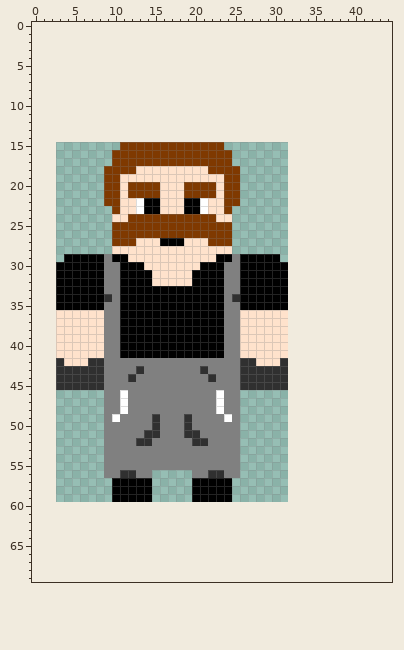
One commit to this sprite sheet: JohnGame/data/npc/bob_the_blacksmith.png. The first picture shows the starting point.
The file is 29x45 pixels. Colours within 5 levels of each other are drawn and written as one. The old version is drawn lined up with the new one, on the new canvas.
After:
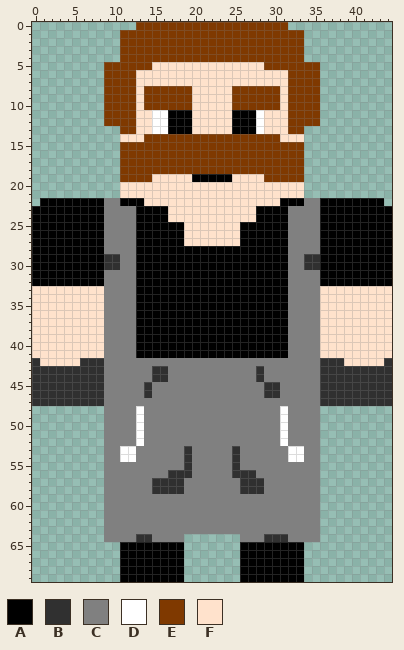
Palette (. is transparent): A #000000  B #303030  C #808080  D #ffffff  E #7f3900  F #ffe2cc
What changed:
canvas 29x45 -> 45x70, the old top-left corner now at 3,15
y 0: x 13..31 ................... -> EEEEEEEEEEEEEEEEEEE
y 1..4: x 11..33 ....................... -> EEEEEEEEEEEEEEEEEEEEEEE
y 5: x 9..35 ........................... -> EEEEEEFFFFFFFFFFFFFFEEEEEEE
y 6..7: x 9..35 ........................... -> EEEEFFFFFFFFFFFFFFFFFFFEEEE
y 8..10: x 9..35 ........................... -> EEEEFEEEEEEFFFFFEEEEEEFEEEE
y 11..12: x 9..35 ........................... -> EEEEFFDDAAAFFFFFAAADFFFEEEE
y 13: x 11..33 ....................... -> EEFFDDAAAFFFFFAAADFFFEE
y 14: x 11..33 ....................... -> FFFEEEEEEEEEEEEEEEEEFFF
y 15: x 24..33 .......... -> EEEEEEEEEE
y 16..17: x 10 E -> .; x 25..33 ......... -> EEEEEEEEE
y 18: x 9..10 EE -> ..; x 13..21 FFFFFFFFF -> EEEEEEEEE; x 26..33 ........ -> EEEEEEEE
y 19: x 9..14 EEFFFF -> ..EEEE; x 20..33 FFFFEE........ -> AAAAAFFFFEEEEE
y 20..21: x 9..10 EE -> ..; x 12..15 EEEE -> FFFF; x 19..22 EEEE -> FFFF; x 24..33 EE........ -> FFFFFFFFFF
y 22: x 1..15 ........EEFFDAA -> AAAAAAAACCAAAFF; x 19..21 AAD -> FFF; x 24..43 EE.................. -> FFFFFFFAAACCAAAAAAAA
y 23: x 0..13 ..........EFFD -> AAAAAAAAACCCCA; x 16 F -> A; x 19..21 AAD -> FFF; x 24..44 E.................... -> FFFFAAAACCCCAAAAAAAAA
y 24: x 0..22 ..........FFEEEEEEEEEEE -> AAAAAAAAACCCCAAAAFFFFFF; x 25..44 .................... -> FFFAAAACCCCAAAAAAAAA
y 25..26: x 0..44 ..........EEEEEEEEEEEEEEE.................... -> AAAAAAAAACCCCAAAAAAFFFFFFFAAAAAACCCCAAAAAAAAA
y 27: x 0..15 ..........EEEFFF -> AAAAAAAAACCCCAAA; x 22..44 EEE.................... -> FFFFAAAAAACCCCAAAAAAAAA
y 28: x 0..44 ..........FFFFFFFFFFFFFFF.................... -> AAAAAAAAACCCCAAAAAAAAAAAAAAAAAAACCCCAAAAAAAAA
y 29: x 0..3 .... -> AAAA; x 9..22 CAAFFFFFFFFFFF -> BBCCAAAAAAAAAA; x 25 C -> A; x 31..44 .............. -> ACCBBAAAAAAAAA
y 30: x 0..2 ... -> AAA; x 9..12 CCAA -> BBCC; x 14..20 FFFFFFF -> AAAAAAA; x 24..25 CC -> AA; x 32..44 ............. -> CCBBAAAAAAAAA
y 31..32: x 0..2 ... -> AAA; x 11..12 AA -> CC; x 15..19 FFFFF -> AAAAA; x 24..25 CC -> AA; x 32..44 ............. -> CCCCAAAAAAAAA
y 33: x 0..8 ...AAAAAA -> FFFFFFFFF; x 11..12 AA -> CC; x 24..25 CC -> AA; x 32..44 ............. -> CCCCFFFFFFFFF
y 34: x 0..9 ...AAAAAAB -> FFFFFFFFFC; x 11..12 AA -> CC; x 24..25 CB -> AA; x 32..44 ............. -> CCCCFFFFFFFFF
y 35: x 0..8 ...AAAAAA -> FFFFFFFFF; x 11..12 AA -> CC; x 24..25 CC -> AA; x 32..44 ............. -> CCCCFFFFFFFFF
y 36..41: x 0..2 ... -> FFF; x 11..12 AA -> CC; x 24..44 CCFFFFFF............. -> AAAAAAAACCCCFFFFFFFFF
y 42: x 0..3 ...B -> BFFF; x 6 F -> B; x 26..44 BBFFFB............. -> CCCCCCCCCCBBBFFFFFB
y 43: x 0..2 ... -> BBB; x 13 B -> C; x 15..16 CC -> BB; x 21 B -> C; x 26..27 BB -> CC; x 29..44 BBB............. -> CCCCCCCBBBBBBBBB
y 44: x 0..2 ... -> BBB; x 12 B -> C; x 15..16 CC -> BB; x 22 B -> C; x 26..27 BB -> CC; x 29..44 BBB............. -> CCCCCCCBBBBBBBBB
y 45: x 0..2 ... -> BBB; x 14 C -> B; x 26..28 BBB -> CCC; x 31..44 B............. -> CCCCCBBBBBBBBB
y 46: x 0..8 ......... -> BBBBBBBBB; x 11 D -> C; x 14 C -> B; x 23 D -> C; x 26..44 ................... -> CCCBBCCCCCBBBBBBBBB
y 47: x 0..8 ......... -> BBBBBBBBB; x 11 D -> C; x 23 D -> C; x 26..44 ................... -> CCCCCCCCCCBBBBBBBBB
y 48: x 11 D -> C; x 13 C -> D; x 23 D -> C; x 26..35 .......... -> CCCCCDCCCC
y 49: x 10 D -> C; x 13 C -> D; x 15 B -> C; x 19 B -> C; x 24 D -> C; x 26..35 .......... -> CCCCCDCCCC
y 50: x 13 C -> D; x 15 B -> C; x 19 B -> C; x 26..35 .......... -> CCCCCDCCCC
y 51: x 13..15 CBB -> DCC; x 19..20 BB -> CC; x 26..35 .......... -> CCCCCDCCCC
y 52: x 13..14 BB -> DC; x 20..21 BB -> CC; x 26..35 .......... -> CCCCCDCCCC
y 53..54: x 11..12 CC -> DD; x 19 C -> B; x 25..35 C.......... -> BCCCCCCDDCC
y 55: x 19 C -> B; x 25..35 C.......... -> BCCCCCCCCCC
y 56: x 11..12 BB -> CC; x 15..19 ..... -> CCBBB; x 22..23 BB -> CC; x 25..35 C.......... -> BBBCCCCCCCC
y 57..58: x 9..35 .AAAAA.....AAAAA........... -> CCCCCCBBBBCCCCCCCBBBCCCCCCC
y 59: x 9..35 .AAAAA.....AAAAA........... -> CCCCCCCCCCCCCCCCCCCCCCCCCCC
y 60..63: x 9..35 ........................... -> CCCCCCCCCCCCCCCCCCCCCCCCCCC
y 64: x 9..18 .......... -> CCCCBBCCCC; x 26..35 .......... -> CCCBBBCCCC
y 65..69: x 11..18 ........ -> AAAAAAAA; x 26..33 ........ -> AAAAAAAA
Boxes around the changes in both pictures, in picture pixels (x1, y1, x2, y2):
changed: (32, 22, 392, 582)
